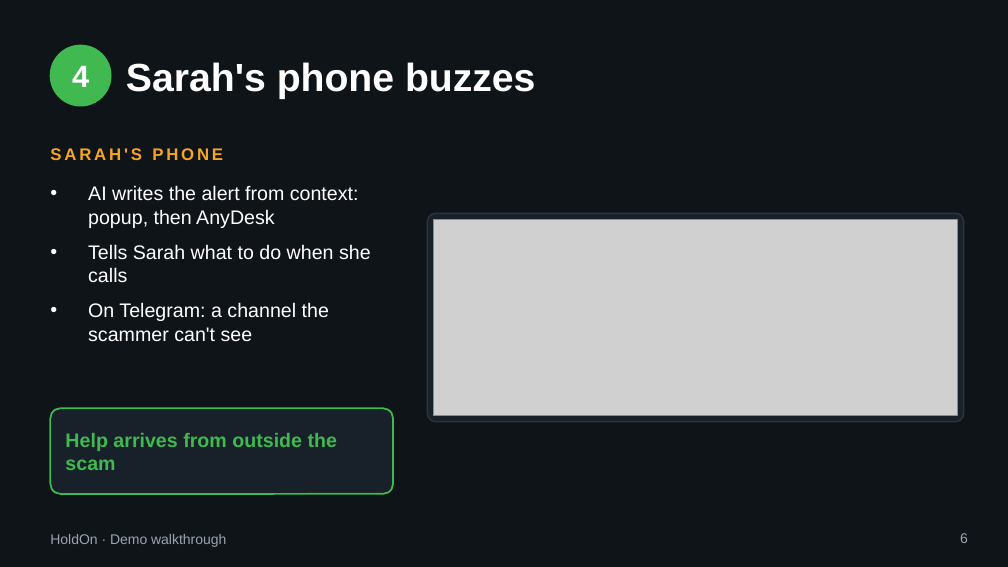
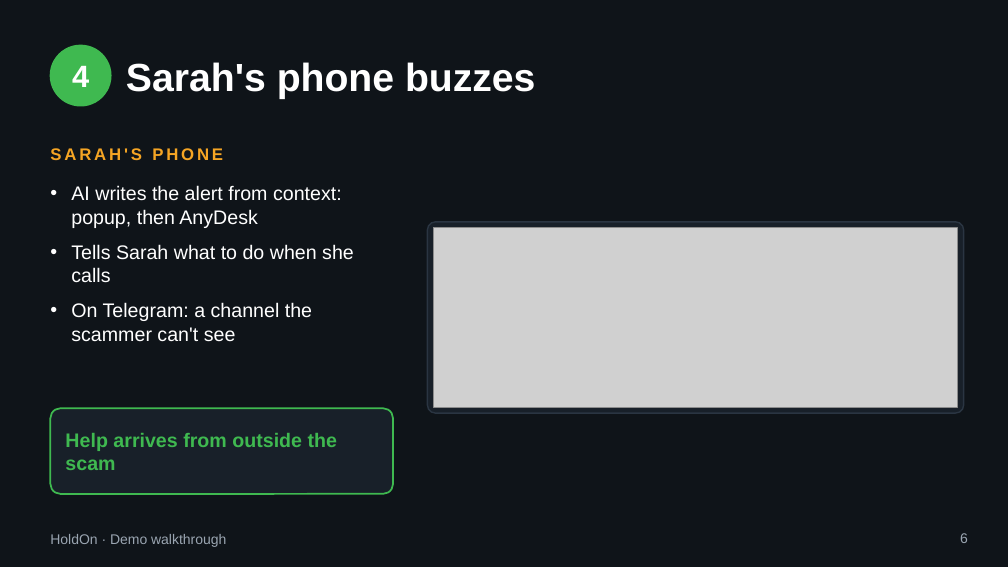
Before and after one commit to nidhishrajan/holdon, a slide deck: slide 6 of pitch/HoldOn-demo-walkthrough.pptx. Drawn at 1008x567 pixels with LibreOffice and Linux fonts; fonts in the diff are those of the drawing; grey boxes stand for pictures. Boxes give left, top, right and bottom in pixels: in the first picture for what was removed or moved away, otherwise in the second. Text is boxed around its words. In the diff, an @@ line names an element or a change of style, - is before the commit and + after.

```diff
--- a/pitch/HoldOn-demo-walkthrough.pptx
+++ b/pitch/HoldOn-demo-walkthrough.pptx
@@ text "AI writes the alert from ..." at box(71, 185, 354, 342): indent changed @@
@@ rounded rectangle: place and size @@
-rounded rectangle at box(427, 214, 964, 422)
+rounded rectangle at box(427, 222, 964, 413)
@@ rounded rectangle at box(427, 222, 964, 413): proportions changed @@
@@ picture: place and size @@
-picture at box(433, 220, 958, 416)
+picture at box(433, 228, 958, 407)
```
Also in this commit, not shown: 8 other slides changed, 2 other files.
